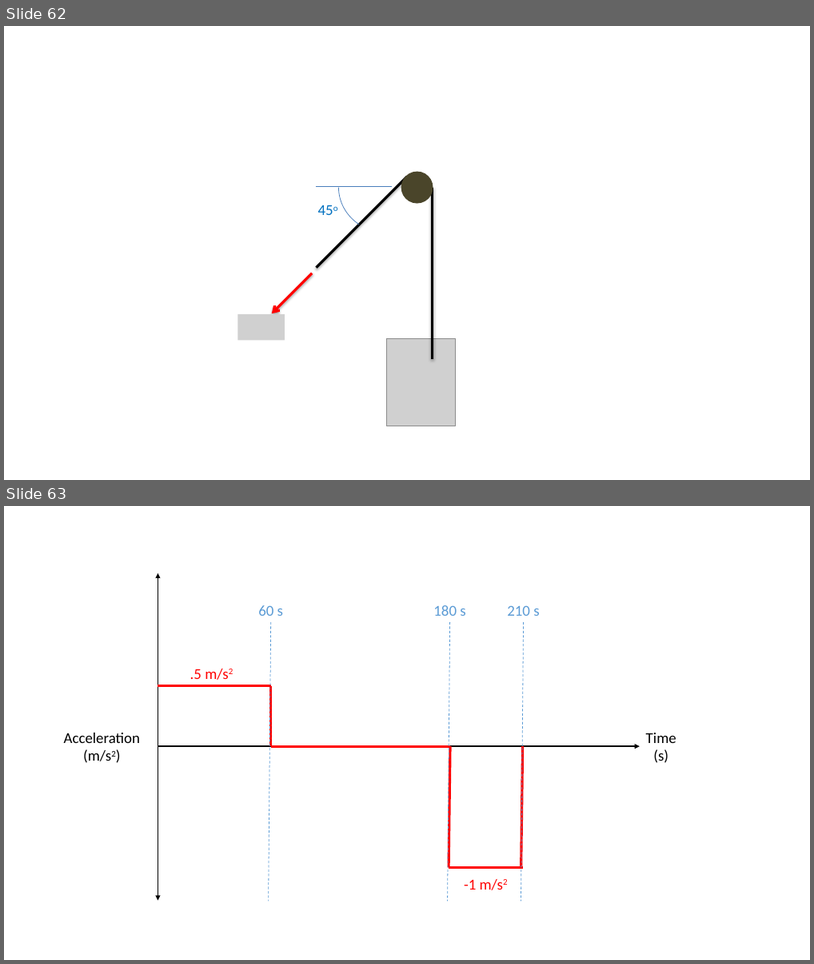
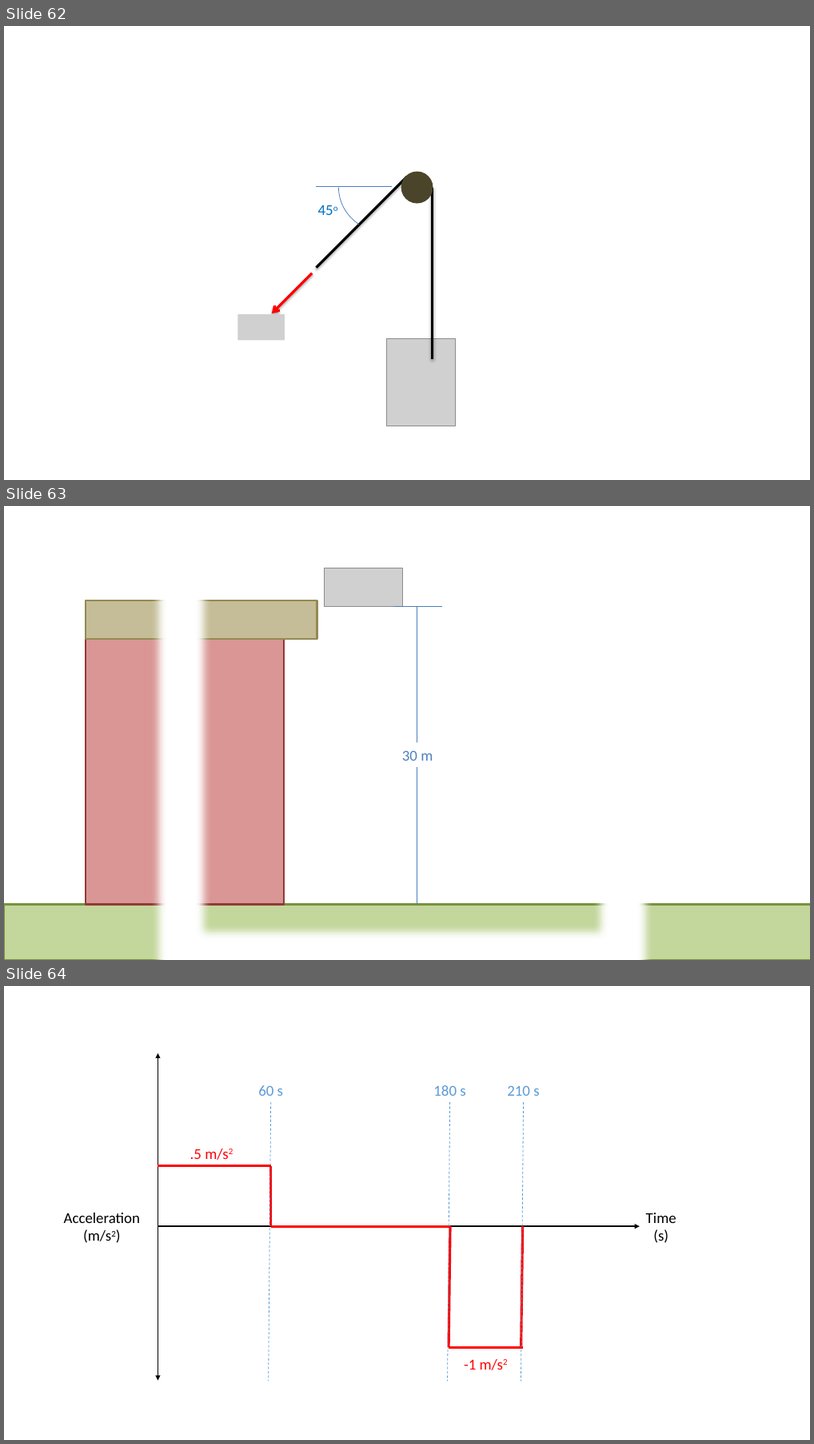
Before and after one commit to JacobMoore/mechanics_textbook, a slide deck: Homework Problems/Homework_Diagrams.pptx. Shown one above the other, each under a label of ours: slides 62 and 63 before the commit, slides 62, 63 and 64 after it. The pictures are 814x964 and 814x1444 pixels, drawn with LibreOffice and Linux fonts; fonts in the diff are those of the drawing; grey boxes stand for pictures. Boxes give left, top, right and bottom in pixels: in the first picture for what was removed or moved away, otherwise in the second. Text is boxed around its words. In the diff, an @@ line names an element or a change of style, - is before the commit and + after.

```diff
--- a/Homework Problems/Homework_Diagrams.pptx
+++ b/Homework Problems/Homework_Diagrams.pptx
@@ slide 63 added at (4, 506, 810, 960), background #FFFFFF @@
@@ frame added at (152, 506, 653, 960), fill #FFFFFF @@
@@ picture added at (324, 568, 402, 607) @@
@@ rectangle added at (86, 600, 318, 639), fill #C4BD97, outline #948A54 2 pt @@
@@ line added from (394, 607) to (442, 607), #4B7EBC 0.75 pt @@
@@ line added from (417, 904) to (417, 607), #4B7EBC 0.75 pt @@
@@ rectangle added at (86, 636, 284, 904), fill #D99694, outline #8E3B39 2 pt @@
@@ text added at (402, 751, 433, 760), 18 pt, text #4F81BD @@
+30 m
@@ rectangle added at (4, 904, 810, 960), fill #C3D69B, outline #77933C 2 pt @@
@@ what was slide 63 is now slide 64 @@
```
Also in this commit, not shown: 2 other files.
